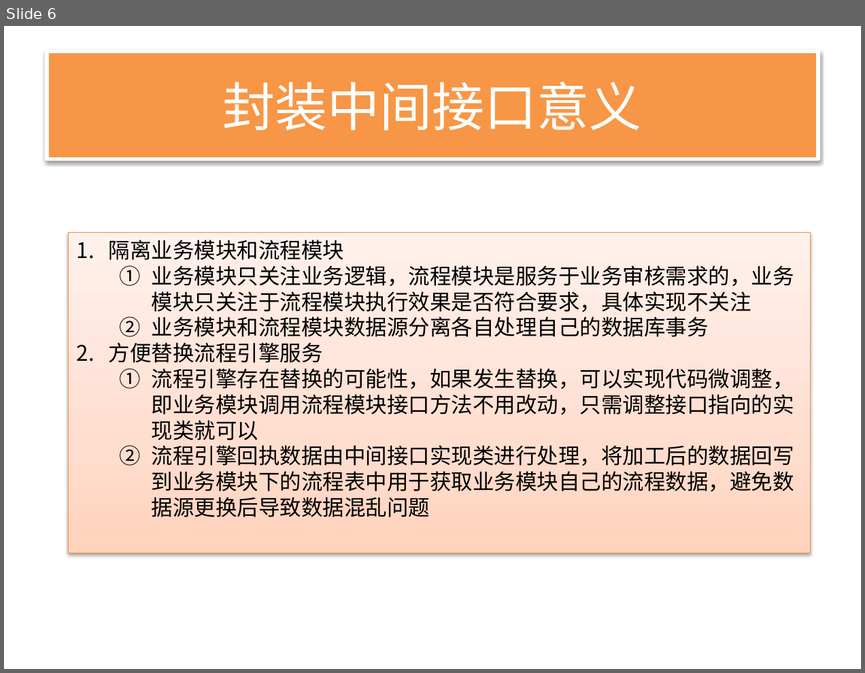
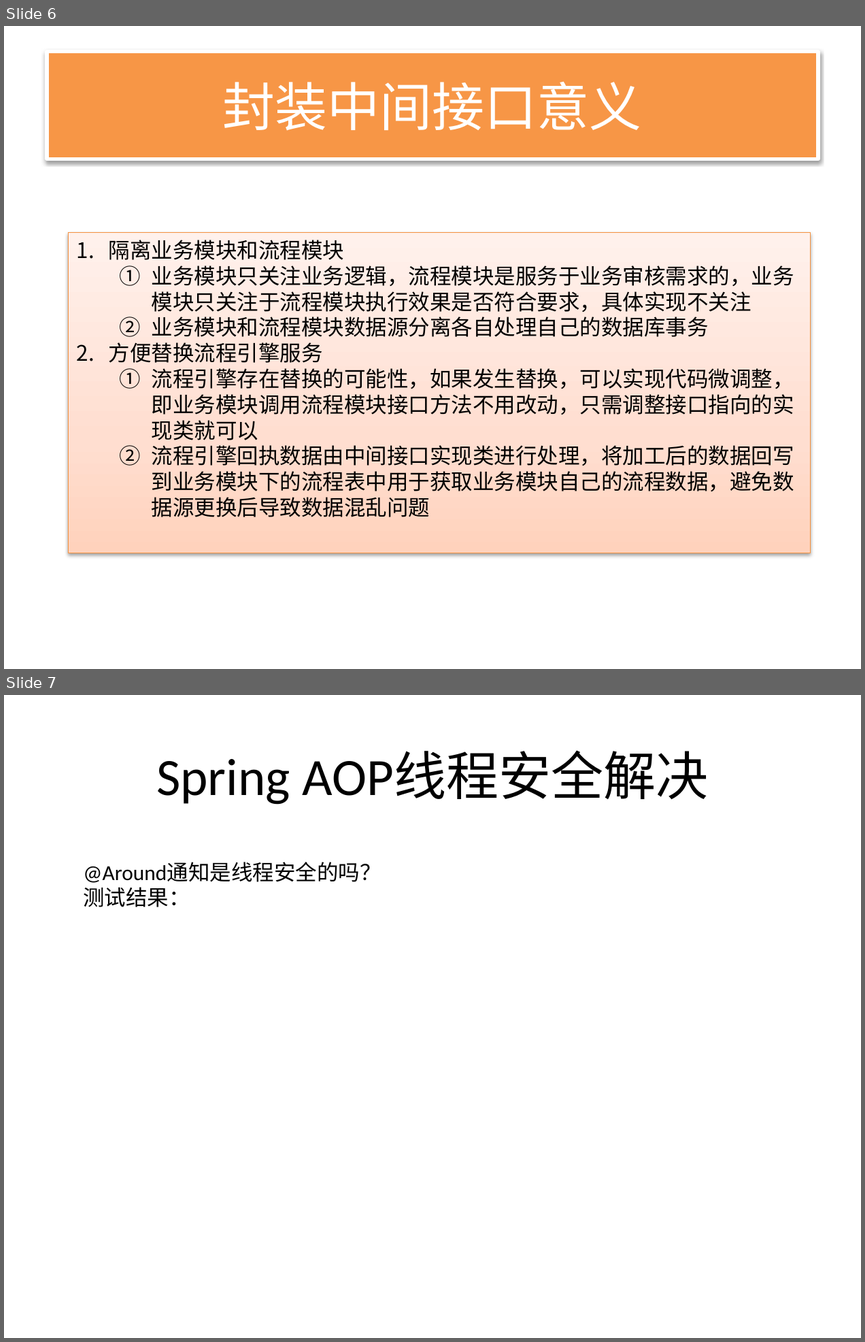
Before and after one commit to songzxDev/helloworld, a slide deck: WebContent/docs/BPM前期项目准备_20171026.pptx. Shown one above the other, each under a label of ours: slide 6 before the commit, slides 6 and 7 after it. The pictures are 865x673 and 865x1342 pixels, drawn with LibreOffice and Linux fonts; fonts in the diff are those of the drawing. Boxes give left, top, right and bottom in pixels: in the first picture for what was removed or moved away, otherwise in the second. Text is boxed around its words. In the diff, an @@ line names an element or a change of style, - is before the commit and + after.

```diff
--- a/WebContent/docs/BPM前期项目准备_20171026.pptx
+++ b/WebContent/docs/BPM前期项目准备_20171026.pptx
@@ slide 7 added at [4, 695, 861, 1338], background #FFFFFF @@
@@ title added at [156, 751, 708, 804], 44 pt, text #000000 @@
+Spring AOP线程安全解决
@@ text added at [83, 862, 381, 907], 18 pt, text #000000 @@
+@Around通知是线程安全的吗？
+测试结果：
```
Also in this commit, not shown: 13 other slides added, 1 other file.
